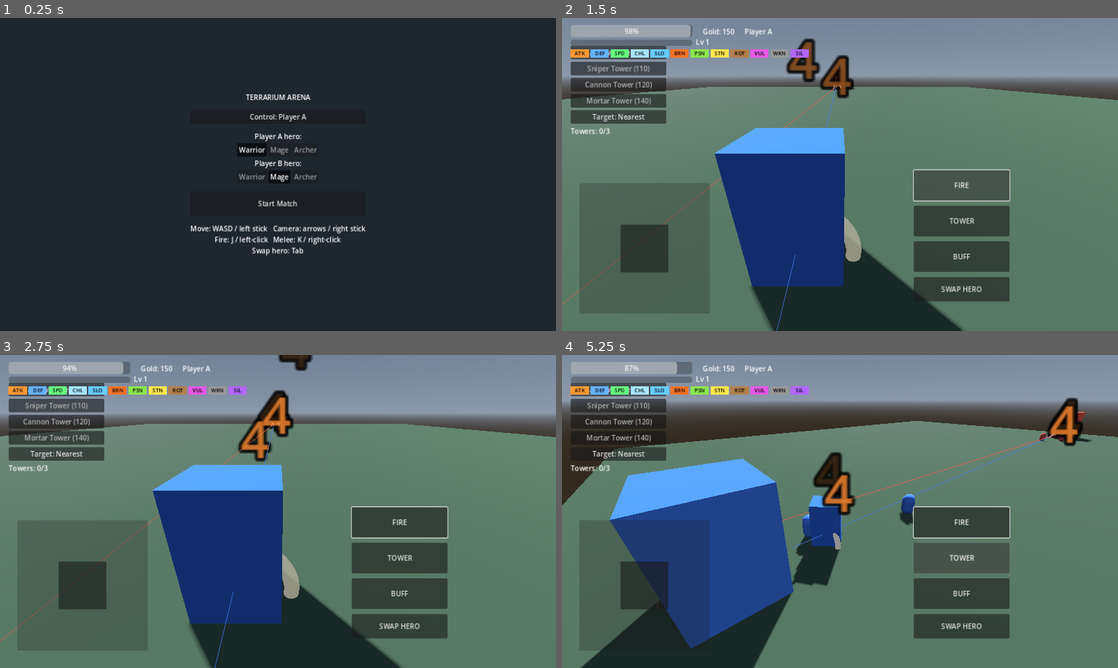
Above: before the commit, frames 1-4 (two rows, left to right).
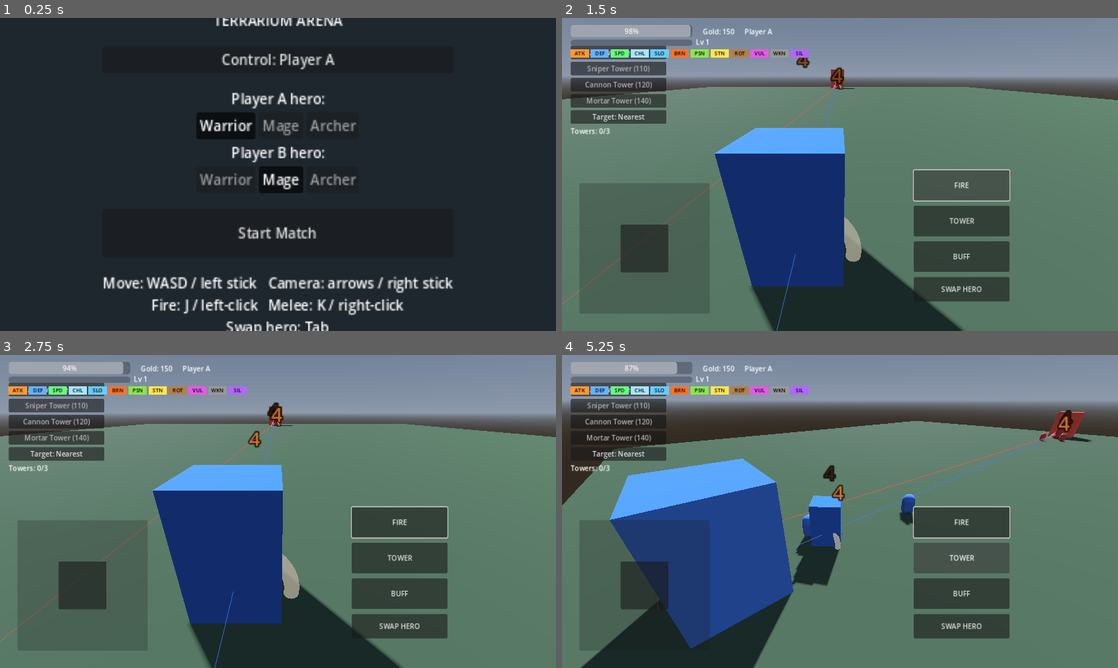
Above: after the commit, the same moments.

Repository: KevinFrazier/TerrariumGame
Game: Godot game, scene res://scenes/ui/lobby.tscn
Same seed, same stepped clock (60 frames per second), same inputs: the game is played once before the commit and once after it.
Inputs (mouse positions are in pixels of both pictures, inside the frame that each line leads up to):
- Up to frame 1 (0.25 s): no input
- Up to frame 2 (1.5 s): click "Start Match" at 0.5 s; click "FIRE" at 1.25 s
- Up to frame 3 (2.75 s): drag from (83, 586) to (333, 442) at 2.02 s
- Up to frame 4 (5.25 s): drag from (840, 511) to (812, 574) at 2.77 s; move the mouse to (895, 442) at 3.52 s; hold D (move_right) 3.53-4.25 s; tap E (ability_2) at 3.6 s; click (895, 442) at 3.8 s; drag from (812, 574) to (673, 464) at 4.27 s; move the mouse to (1006, 558) at 5.02 s; hold A (move_left) from 5.03 s (still down); tap Left (aim_left) at 5.1 s

The runs differ from the first frame. In frame 1, 7.7% of the frame differs, in the area x 18-82%, y 0-100%; in frame 2, 1.0%; in frame 3, 1.4%; in frame 4, 1.5%.

Commit message:
Smaller damage numbers, fire-on-press, 2x menu, per-hero projectiles
- Shrink floating damage numbers and tone down the big-hit scaling.
- Fire the hero projectile on button press/click instead of on release.
- Render the lobby/main menu at 2x scale.
- Add a configurable projectile_scene per HeroDefinition with distinct sample
  projectiles for Warrior (heavy bronze orb), Mage (glowing arcane orb), and
  Archer (bright dart); the hero uses its class projectile when set.

https://claude.ai/code/session_01Skn99HhTrFfZzm87aCd6zC

Diff:
--- a/resources/hero_definition.gd
+++ b/resources/hero_definition.gd
@@ -17,6 +17,8 @@
 @export var fire_cooldown_sec: float = 0.45
 
 @export_group("Projectile")
+## Per-class projectile visual/scene; falls back to the hero's default when unset.
+@export var projectile_scene: PackedScene
 @export var projectile_damage: float = 18.0
 @export var projectile_speed: float = 28.0
 ## > 0 makes the shot a small AoE (mage bolt).
--- a/resources/heroes/archer.tres
+++ b/resources/heroes/archer.tres
@@ -1,6 +1,7 @@
-[gd_resource type="Resource" script_class="HeroDefinition" load_steps=3 format=3 uid="uid://carcherhero0001"]
+[gd_resource type="Resource" script_class="HeroDefinition" load_steps=4 format=3 uid="uid://carcherhero0001"]
 
 [ext_resource type="Script" path="res://resources/hero_definition.gd" id="1_def"]
+[ext_resource type="PackedScene" uid="uid://cprojarcher00001" path="res://scenes/entities/projectiles/archer_projectile.tscn" id="2_proj"]
 
 [sub_resource type="CylinderMesh" id="Mesh_archer"]
 top_radius = 0.18
@@ -11,6 +12,7 @@
 script = ExtResource("1_def")
 display_name = "Archer"
 body_mesh = SubResource("Mesh_archer")
+projectile_scene = ExtResource("2_proj")
 max_hp = 190.0
 move_speed = 8.0
 melee_damage = 18.0
--- a/resources/heroes/mage.tres
+++ b/resources/heroes/mage.tres
@@ -1,6 +1,7 @@
-[gd_resource type="Resource" script_class="HeroDefinition" load_steps=3 format=3 uid="uid://cmagehero00001"]
+[gd_resource type="Resource" script_class="HeroDefinition" load_steps=4 format=3 uid="uid://cmagehero00001"]
 
 [ext_resource type="Script" path="res://resources/hero_definition.gd" id="1_def"]
+[ext_resource type="PackedScene" uid="uid://cprojmage000001" path="res://scenes/entities/projectiles/mage_projectile.tscn" id="2_proj"]
 
 [sub_resource type="CapsuleMesh" id="Mesh_mage"]
 radius = 0.45
@@ -10,6 +11,7 @@
 script = ExtResource("1_def")
 display_name = "Mage"
 body_mesh = SubResource("Mesh_mage")
+projectile_scene = ExtResource("2_proj")
 max_hp = 170.0
 move_speed = 7.0
 melee_damage = 16.0
--- a/resources/heroes/warrior.tres
+++ b/resources/heroes/warrior.tres
@@ -1,6 +1,7 @@
-[gd_resource type="Resource" script_class="HeroDefinition" load_steps=3 format=3 uid="uid://cwarriorhero0001"]
+[gd_resource type="Resource" script_class="HeroDefinition" load_steps=4 format=3 uid="uid://cwarriorhero0001"]
 
 [ext_resource type="Script" path="res://resources/hero_definition.gd" id="1_def"]
+[ext_resource type="PackedScene" uid="uid://cprojwarrior0001" path="res://scenes/entities/projectiles/warrior_projectile.tscn" id="2_proj"]
 
 [sub_resource type="BoxMesh" id="Mesh_warrior"]
 size = Vector3(1.3, 2.0, 1.1)
@@ -9,6 +10,7 @@
 script = ExtResource("1_def")
 display_name = "Warrior"
 body_mesh = SubResource("Mesh_warrior")
+projectile_scene = ExtResource("2_proj")
 max_hp = 280.0
 move_speed = 6.0
 melee_damage = 40.0
--- /dev/null
+++ b/scenes/entities/projectiles/archer_projectile.tscn
@@ -0,0 +1,25 @@
+[gd_scene load_steps=5 format=3 uid="uid://cprojarcher00001"]
+
+[ext_resource type="Script" path="res://scripts/entities/projectile.gd" id="1_proj"]
+
+[sub_resource type="StandardMaterial3D" id="Mat_archer"]
+albedo_color = Color(1.0, 0.95, 0.5, 1)
+emission_enabled = true
+emission = Color(1.0, 0.85, 0.3, 1)
+emission_energy_multiplier = 2.0
+
+[sub_resource type="BoxMesh" id="Mesh_archer"]
+material = SubResource("Mat_archer")
+size = Vector3(0.1, 0.1, 0.7)
+
+[sub_resource type="BoxShape3D" id="Shape_archer"]
+size = Vector3(0.12, 0.12, 0.7)
+
+[node name="Projectile" type="Area3D"]
+script = ExtResource("1_proj")
+
+[node name="Mesh" type="MeshInstance3D" parent="."]
+mesh = SubResource("Mesh_archer")
+
+[node name="Shape" type="CollisionShape3D" parent="."]
+shape = SubResource("Shape_archer")
--- /dev/null
+++ b/scenes/entities/projectiles/mage_projectile.tscn
@@ -0,0 +1,28 @@
+[gd_scene load_steps=5 format=3 uid="uid://cprojmage000001"]
+
+[ext_resource type="Script" path="res://scripts/entities/projectile.gd" id="1_proj"]
+
+[sub_resource type="StandardMaterial3D" id="Mat_mage"]
+albedo_color = Color(0.5, 0.4, 1.0, 1)
+emission_enabled = true
+emission = Color(0.45, 0.3, 1.0, 1)
+emission_energy_multiplier = 2.6
+
+[sub_resource type="SphereMesh" id="Mesh_mage"]
+material = SubResource("Mat_mage")
+radius = 0.34
+height = 0.68
+radial_segments = 14
+rings = 7
+
+[sub_resource type="SphereShape3D" id="Shape_mage"]
+radius = 0.34
+
+[node name="Projectile" type="Area3D"]
+script = ExtResource("1_proj")
+
+[node name="Mesh" type="MeshInstance3D" parent="."]
+mesh = SubResource("Mesh_mage")
+
+[node name="Shape" type="CollisionShape3D" parent="."]
+shape = SubResource("Shape_mage")
--- /dev/null
+++ b/scenes/entities/projectiles/warrior_projectile.tscn
@@ -0,0 +1,30 @@
+[gd_scene load_steps=5 format=3 uid="uid://cprojwarrior0001"]
+
+[ext_resource type="Script" path="res://scripts/entities/projectile.gd" id="1_proj"]
+
+[sub_resource type="StandardMaterial3D" id="Mat_warrior"]
+albedo_color = Color(0.55, 0.35, 0.2, 1)
+metallic = 0.6
+roughness = 0.35
+emission_enabled = true
+emission = Color(0.6, 0.28, 0.1, 1)
+emission_energy_multiplier = 0.8
+
+[sub_resource type="SphereMesh" id="Mesh_warrior"]
+material = SubResource("Mat_warrior")
+radius = 0.4
+height = 0.8
+radial_segments = 12
+rings = 6
+
+[sub_resource type="SphereShape3D" id="Shape_warrior"]
+radius = 0.4
+
+[node name="Projectile" type="Area3D"]
+script = ExtResource("1_proj")
+
+[node name="Mesh" type="MeshInstance3D" parent="."]
+mesh = SubResource("Mesh_warrior")
+
+[node name="Shape" type="CollisionShape3D" parent="."]
+shape = SubResource("Shape_warrior")
--- a/scripts/effects/damage_popup.gd
+++ b/scripts/effects/damage_popup.gd
@@ -27,8 +27,8 @@
 	billboard = BaseMaterial3D.BILLBOARD_ENABLED
 	no_depth_test = true
 	fixed_size = true
-	font_size = int(48 * _scale)
-	outline_size = 12
+	font_size = int(32 * _scale)
+	outline_size = 8
 	outline_modulate = Color(0, 0, 0, 0.9)
 	render_priority = 10
 	_vel = Vector3(drift * randf_range(-1.0, 1.0), rise_speed, drift * randf_range(-1.0, 1.0))
@@ -39,7 +39,7 @@
 	# Quick overshoot "pop" on spawn, then settle.
 	var t := _age / lifetime_sec
 	var pop := 1.0 + 0.35 * maxf(1.0 - t * 6.0, 0.0)
-	pixel_size = 0.005 * pop
+	pixel_size = 0.003 * pop
 	modulate.a = clampf(1.0 - t, 0.0, 1.0)
 	if _age >= lifetime_sec:
 		queue_free()
--- a/scripts/entities/hero.gd
+++ b/scripts/entities/hero.gd
@@ -157,6 +157,8 @@
 	projectile_damage = definition.projectile_damage
 	projectile_speed = definition.projectile_speed
 	projectile_blast_radius = definition.projectile_blast_radius
+	if definition.projectile_scene != null:
+		projectile_scene = definition.projectile_scene
 	health.max_hp = definition.max_hp
 	health.current_hp = definition.max_hp
 	buff_kind = definition.buff_kind
@@ -253,8 +255,8 @@
 				release_tower_throw()
 			else:
 				set_tower_throw_armed(true)
-		# Projectile fires on release.
-		if Input.is_action_just_released("fire"):
+		# Projectile fires on press (click), not on release.
+		if Input.is_action_just_pressed("fire"):
 			fire()
 		if Input.is_action_just_pressed("ability_2"):
 			activate_buff()
--- a/scripts/systems/health_component.gd
+++ b/scripts/systems/health_component.gd
@@ -54,7 +54,7 @@
 	if host == null or scene == null:
 		return
 	# Bigger hits punch up the number's size for crit-style feedback.
-	var scale := clampf(1.0 + (amount / maxf(max_hp, 1.0)) * 2.5, 1.0, 2.2)
+	var scale := clampf(1.0 + (amount / maxf(max_hp, 1.0)) * 2.0, 1.0, 1.6)
 	DamagePopup.spawn(scene, host.global_position + Vector3.UP * popup_height, amount, color, scale)
 
 func fraction() -> float:
--- a/scripts/ui/hud.gd
+++ b/scripts/ui/hud.gd
@@ -44,9 +44,9 @@
 	result_panel.visible = false
 	fire_button.text = "FIRE"
 	back_button.pressed.connect(_on_back_pressed)
-	# Projectile shoots on release. Tower button is a toggle: tap to arm/aim
-	# (thumb free to aim), tap again to throw.
-	fire_button.button_up.connect(_on_fire_released)
+	# Projectile shoots on button press (click). Tower button is a toggle: tap to
+	# arm/aim (thumb free to aim), tap again to throw.
+	fire_button.button_down.connect(_on_fire_pressed)
 	tower_button.toggled.connect(_on_tower_toggled)
 	buff_button.pressed.connect(_on_buff_pressed)
 	swap_button.pressed.connect(func(): EventBus.swap_control_requested.emit())
@@ -120,7 +120,7 @@
 	if _hero and int(_hero.team) == team:
 		_core_warn = 0.7
 
-func _on_fire_released() -> void:
+func _on_fire_pressed() -> void:
 	if _hero and is_instance_valid(_hero):
 		_hero.fire()
 
--- a/scripts/ui/lobby.gd
+++ b/scripts/ui/lobby.gd
@@ -25,6 +25,15 @@
 	_refresh_class_buttons()
 	start_button.pressed.connect(_on_start_pressed)
 	side_button.pressed.connect(_on_side_pressed)
+	_scale_menu()
+
+## Render the whole menu at 2x. Scaling around the VBox's center keeps it centered
+## inside the CenterContainer.
+func _scale_menu() -> void:
+	await get_tree().process_frame
+	var vbox := $Center/VBox
+	vbox.pivot_offset = vbox.size / 2.0
+	vbox.scale = Vector2(2.0, 2.0)
 
 ## One labeled row of Warrior/Mage/Archer buttons per side, inserted under the
 ## control toggle. Built in code to avoid hand-authoring every button node.
